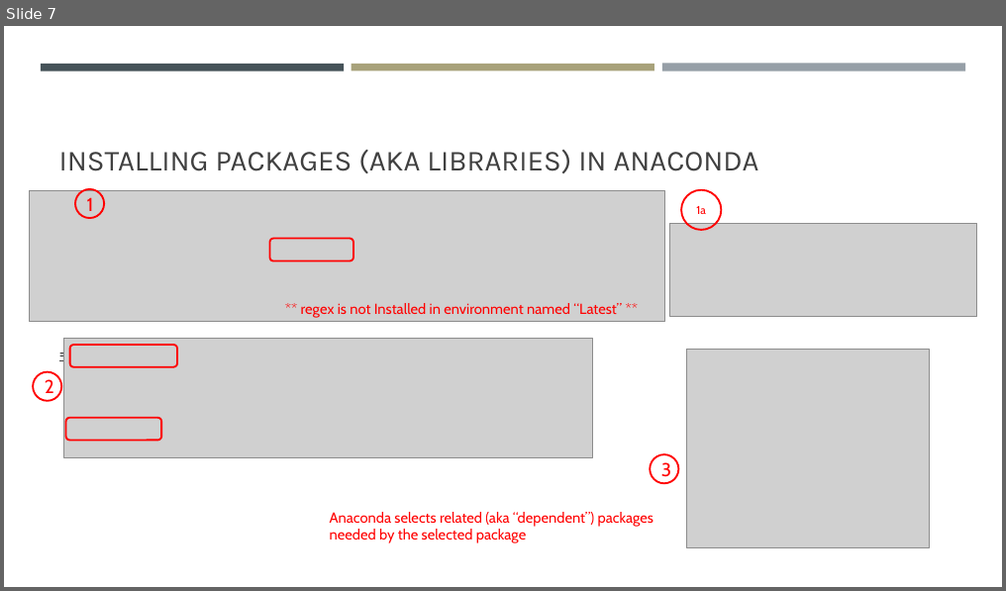
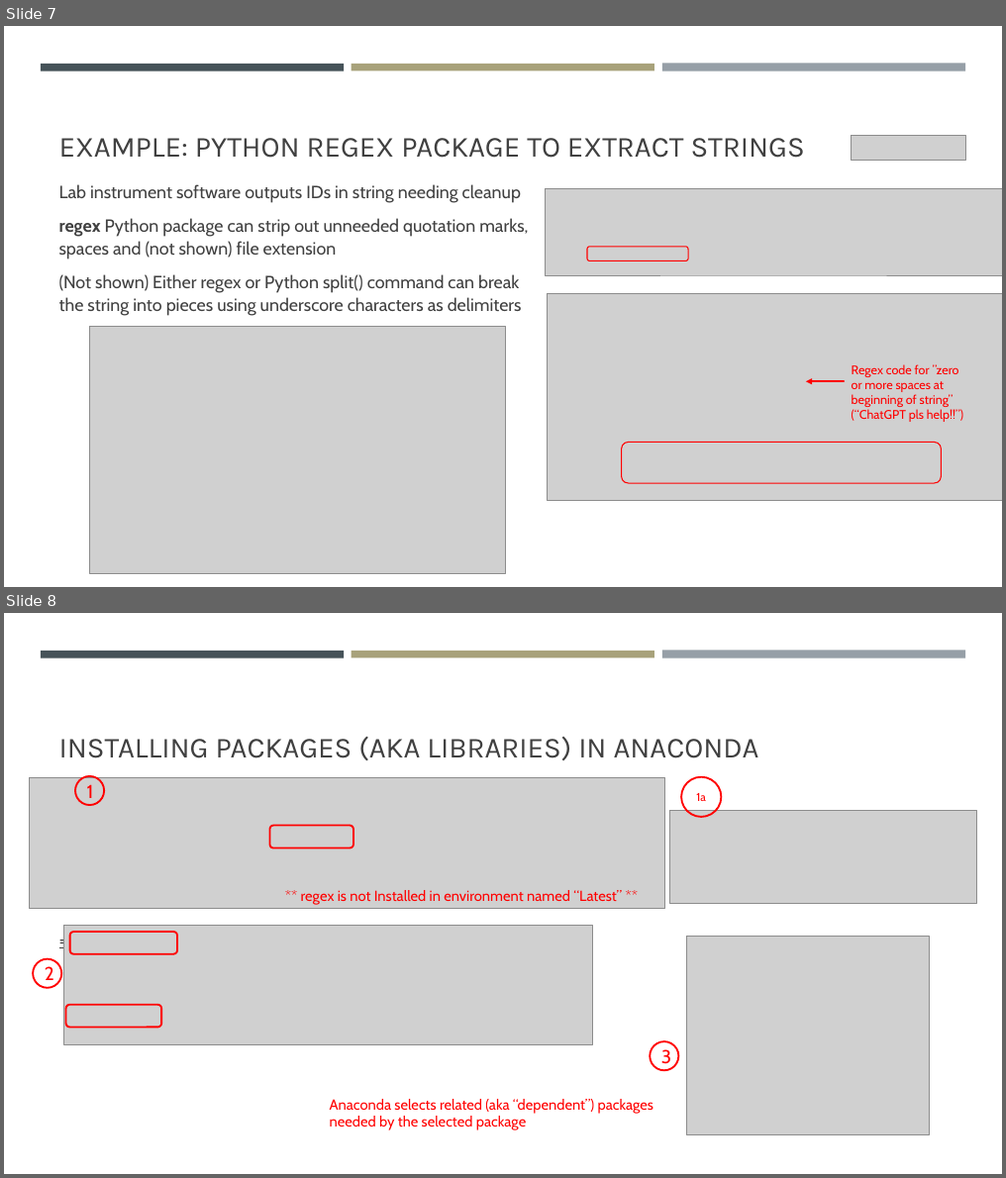
Before and after one commit to jlandgre/Data_Techniques_Training, a slide deck: Data_Techniques.pptx. Shown one above the other, each under a label of ours: slide 7 before the commit, slides 7 and 8 after it. The pictures are 1006x591 and 1006x1178 pixels, drawn with LibreOffice and Linux fonts; fonts in the diff are those of the drawing; grey boxes stand for pictures. Boxes give left, top, right and bottom in pixels: in the first picture for what was removed or moved away, otherwise in the second. Text is boxed around its words. In the diff, an @@ line names an element or a change of style, - is before the commit and + after.

Commit message:
Add regex string parsing example

```diff
--- a/Data_Techniques.pptx
+++ b/Data_Techniques.pptx
@@ slide 7 added at (4, 26, 1002, 587), background #FFFFFF; not listed: 3 template elements that a slide beside it also shows @@
@@ title added at (59, 138, 805, 158), 28 pt, text #404040 @@
+EXAMPLE: PYTHON REGEX PACKAGE TO EXTRACT STRINGS
@@ picture added at (850, 135, 966, 160) @@
@@ text added at (59, 184, 528, 316), 17 pt, text #404040 @@
+Lab instrument software outputs IDs in string needing cleanup
+regex Python package can strip out unneeded quotation marks, spaces and (not shown) file extension
+(Not shown) Either regex or Python split() command can break the string into pieces using underscore characters as delimiters
@@ picture added at (545, 189, 1002, 276) @@
@@ rounded rectangle added at (587, 247, 688, 261), outline #FF0000 1 pt @@
@@ picture added at (548, 294, 1002, 501) @@
@@ picture added at (89, 327, 506, 574) @@
@@ arrow added from (844, 381) to (806, 381), #FF0000 1.5 pt @@
@@ text added at (851, 365, 963, 422), 12 pt, text #FF0000 @@
+Regex code for ”zero or more spaces at beginning of string”
+(“ChatGPT pls help!!”)
@@ rounded rectangle added at (622, 442, 942, 483), outline #FF0000 1 pt @@
@@ what was slide 7 is now slide 8 @@
```
Also in this commit, not shown: 2 slides changed, 4 other files.
